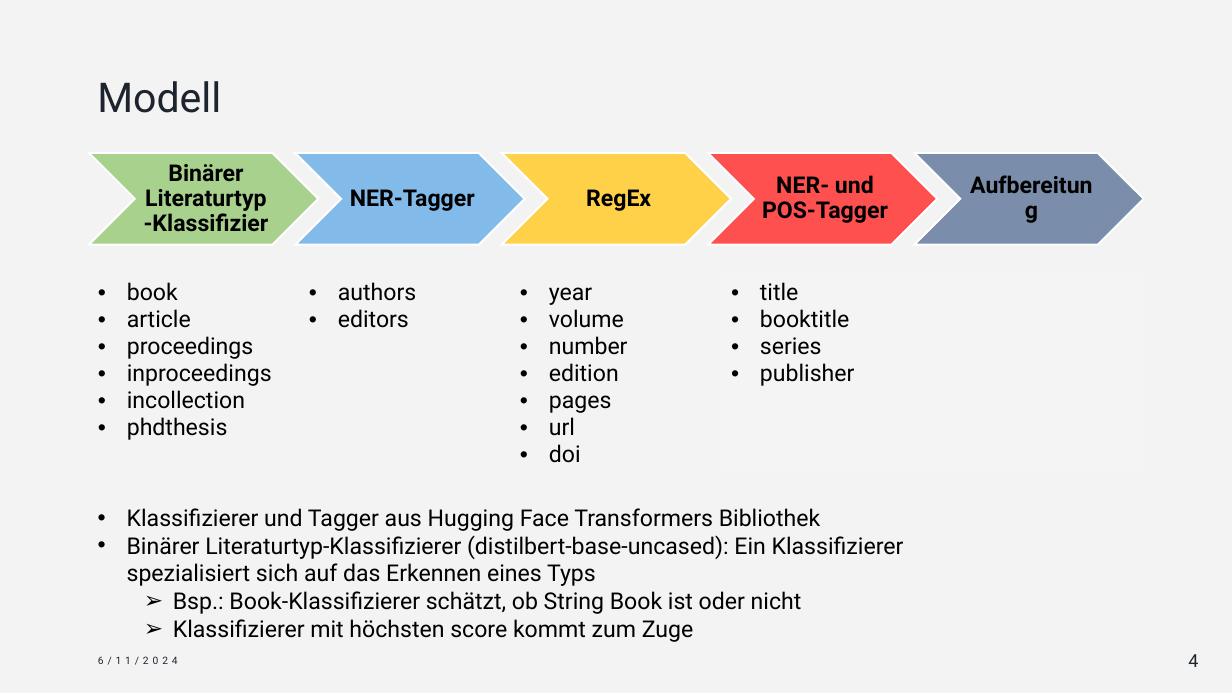
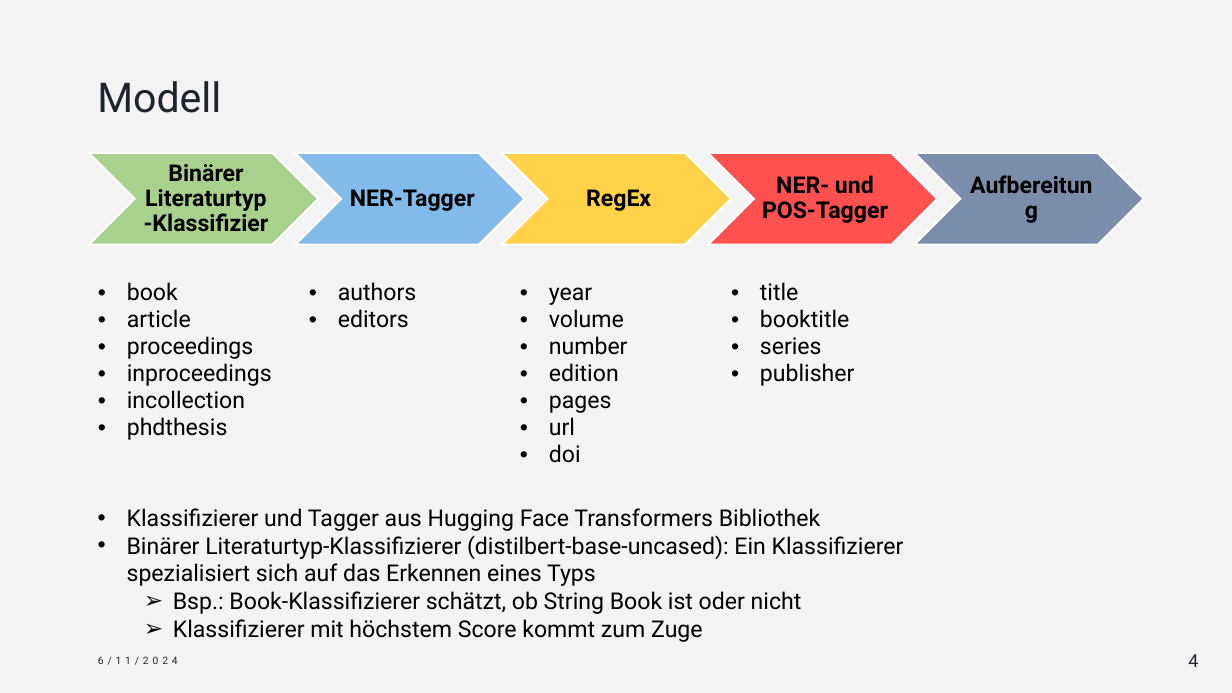
Before and after one commit to LaGit93/bibTexConverter_FaPra63065, a slide deck: slide 4 of Durchstich Vortrag.pptx. Drawn at 1232x693 pixels with LibreOffice and Linux fonts; fonts in the diff are those of the drawing. Boxes give left, top, right and bottom in pixels: in the first picture for what was removed or moved away, otherwise in the second. Text is boxed around its words. In the diff, an @@ line names an element or a change of style, - is before the commit and + after.

```diff
--- a/Durchstich Vortrag.pptx
+++ b/Durchstich Vortrag.pptx
@@ text at <box>173,619,703,642</box>: text changed @@
-  ➢ Klassifizierer mit höchsten score kommt zum Zuge
+  ➢ Klassifizierer mit höchstem Score kommt zum Zuge
```
Also in this commit, not shown: 4 other slides changed, 1 slide added.
